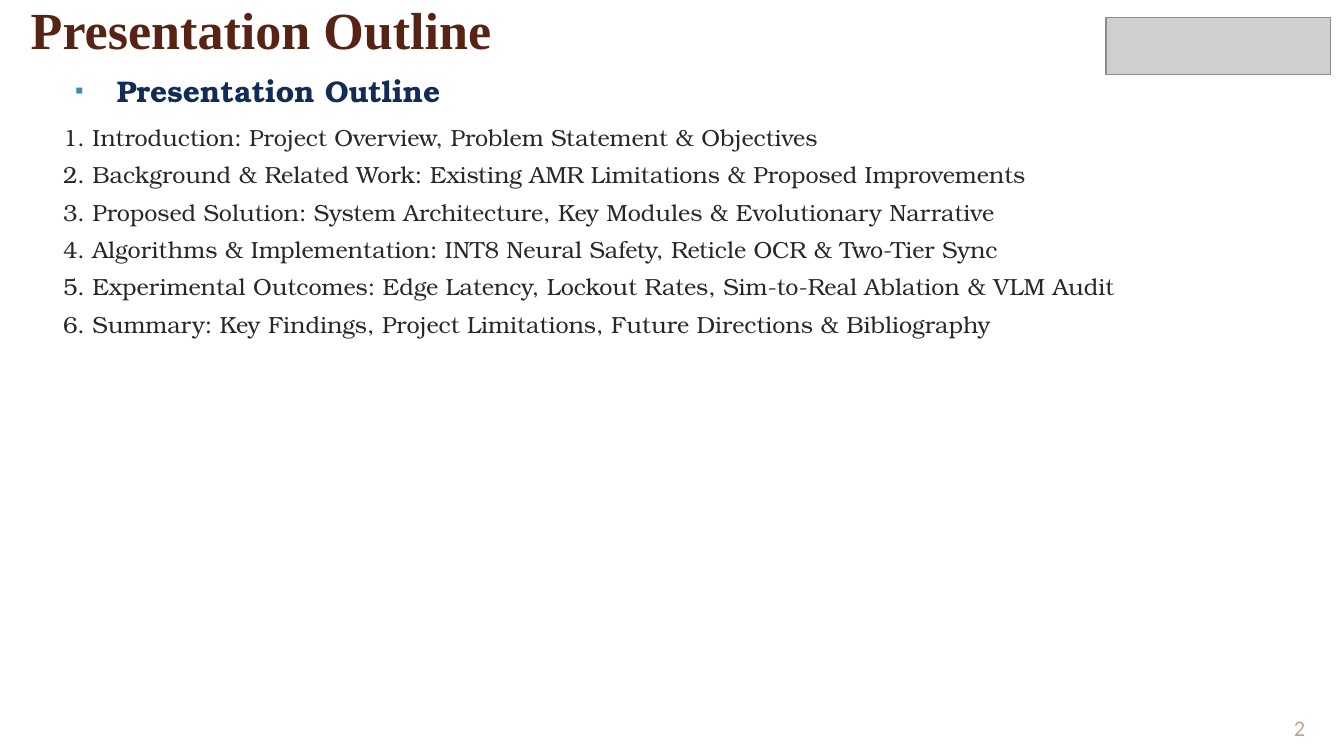
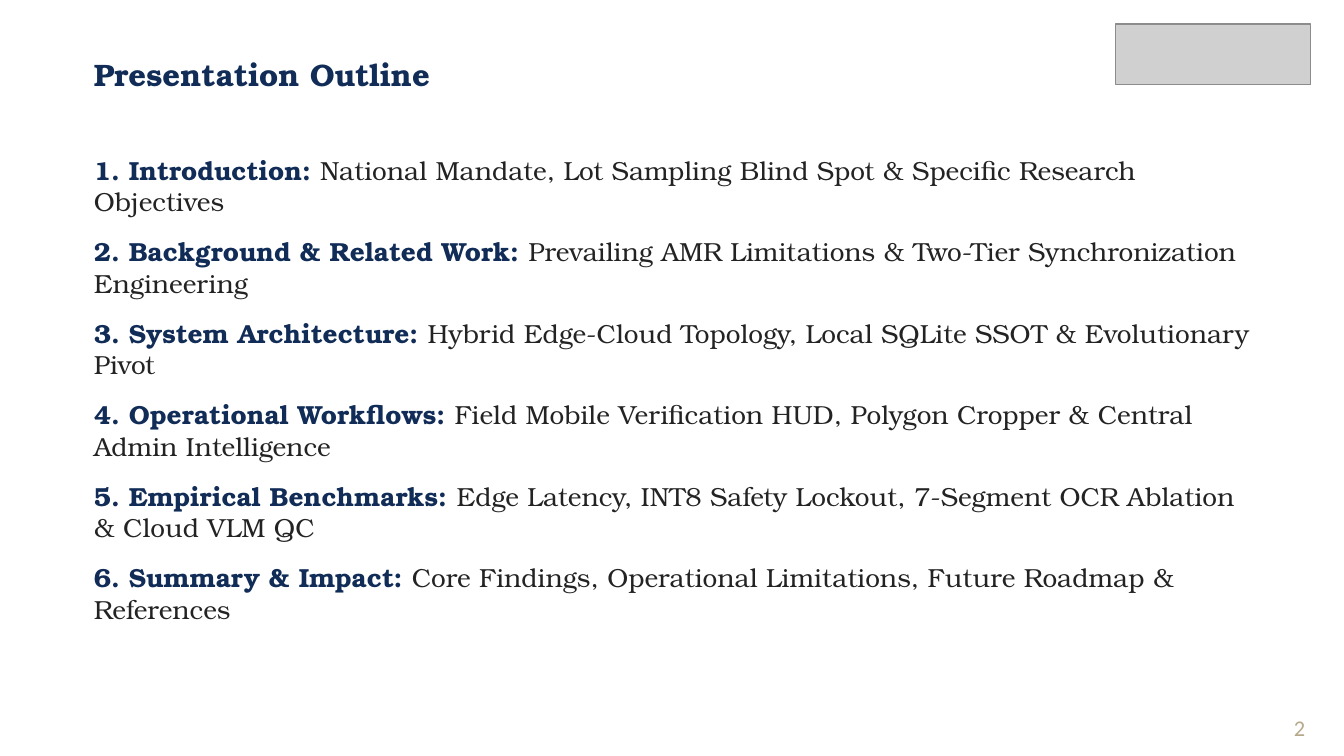
Before and after one commit to frankmathewsajan/psychic-spark, a slide deck: slide 2 of docs/presentation/Capstone_Final_Review_Presentation.pptx. Drawn at 1344x756 pixels with LibreOffice and Linux fonts; fonts in the diff are those of the drawing; grey boxes stand for pictures; background and template pictures are left out. Boxes give left, top, right and bottom in pixels: in the first picture for what was removed or moved away, otherwise in the second. Text is boxed around its words. In the diff, an @@ line names an element or a change of style, - is before the commit and + after.

Commit message:
fix(presentation-report): diagonal logo scaling, uniform bullets, abbreviations split, and layout perfection

```diff
--- a/docs/presentation/Capstone_Final_Review_Presentation.pptx
+++ b/docs/presentation/Capstone_Final_Review_Presentation.pptx
@@ picture: place and size @@
-picture at (1106, 17, 1331, 74)
+picture at (1116, 24, 1310, 85)
@@ text "Presentation Outline": place and size @@
-text "Presentation Outline" at (31, 13, 491, 50)
+text "Presentation Outline" at (94, 62, 430, 87)
@@ text "Presentation Outline" at (94, 62, 430, 87): size 27.9 to 16.6 pt, font Times New Roman to TeX Gyre Bonum, text colour #572314 to #102C57 @@
@@ text at (94, 160, 1249, 620): text changed; size 12.5 to 14 pt; text colour #282828 to #232323 @@
-▪ Presentation Outline
-1. Introduction: Project Overview, Problem Statement & Objectives
-2. Background & Related Work: Existing AMR Limitations & Proposed Improvements
-3. Proposed Solution: System Architecture, Key Modules & Evolutionary Narrative
-4. Algorithms & Implementation: INT8 Neural Safety, Reticle OCR & Two-Tier Sync
-5. Experimental Outcomes: Edge Latency, Lockout Rates, Sim-to-Real Ablation & VLM Audit
-6. Summary: Key Findings, Project Limitations, Future Directions & Bibliography
+1. Introduction: National Mandate, Lot Sampling Blind Spot & Specific Research Objectives
+2. Background & Related Work: Prevailing AMR Limitations & Two-Tier Synchronization Engineering
+3. System Architecture: Hybrid Edge-Cloud Topology, Local SQLite SSOT & Evolutionary Pivot
+4. Operational Workflows: Field Mobile Verification HUD, Polygon Cropper & Central Admin Intelligence
+5. Empirical Benchmarks: Edge Latency, INT8 Safety Lockout, 7-Segment OCR Ablation & Cloud VLM QC
+6. Summary & Impact: Core Findings, Operational Limitations, Future Roadmap & References
```
Also in this commit, not shown: 15 other slides changed, 4 other files.
